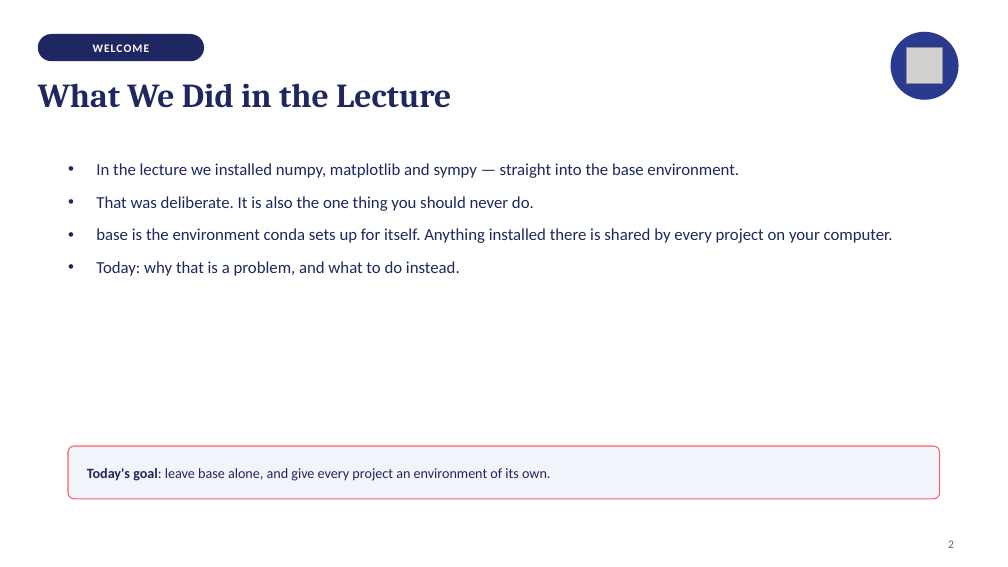
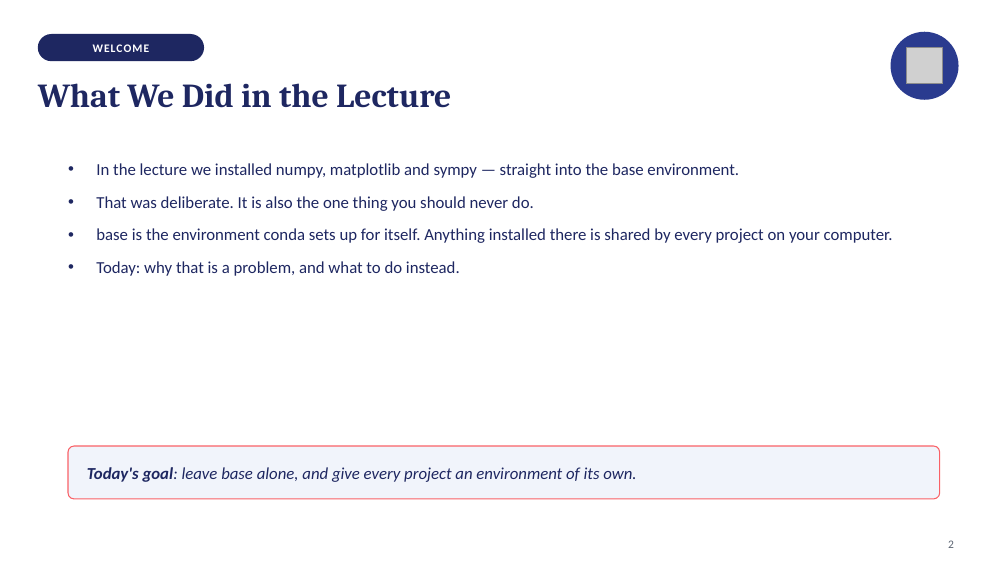
Before and after one commit to isabelhovdahl/TECH2, a slide deck: slide 2 of workshops/week06/conda_slides.pptx. Drawn at 1008x567 pixels with LibreOffice and Linux fonts; fonts in the diff are those of the drawing; grey boxes stand for pictures. Boxes give left, top, right and bottom in pixels: in the first picture for what was removed or moved away, otherwise in the second. Text is boxed around its words. In the diff, an @@ line names an element or a change of style, - is before the commit and + after.

```diff
--- a/workshops/week06/conda_slides.pptx
+++ b/workshops/week06/conda_slides.pptx
@@ text "Today's goal: leave base alone, ..." at (87,467,636,482): size 13.5 to 16 pt, italic on @@
```
Also in this commit, not shown: 13 other slides changed, 4 other files.
